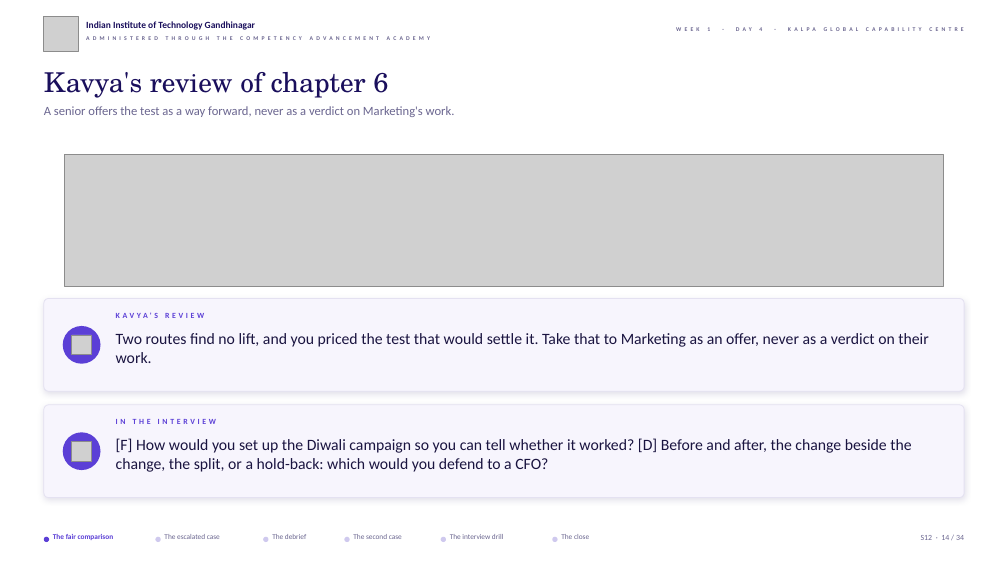
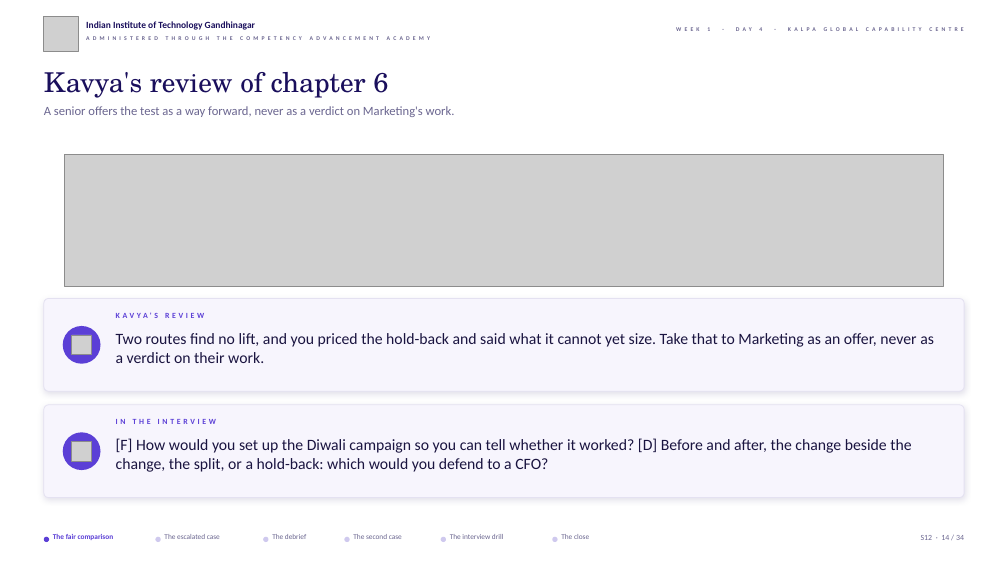
Before and after one commit to fde-academy-lab/c2-content-factory, a slide deck: slide 14 of content/W01/D4/slides/C2_W01_D04_half2_STUDENT.pptx. Drawn at 1008x567 pixels with LibreOffice and Linux fonts; fonts in the diff are those of the drawing; grey boxes stand for pictures; background and template pictures are left out. Boxes give left, top, right and bottom in pixels: in the first picture for what was removed or moved away, otherwise in the second. Text is boxed around its words. In the diff, an @@ line names an element or a change of style, - is before the commit and + after.

```diff
--- a/content/W01/D4/slides/C2_W01_D04_half2_STUDENT.pptx
+++ b/content/W01/D4/slides/C2_W01_D04_half2_STUDENT.pptx
@@ text at (x1=116, y1=333, x2=934, y2=363): text changed @@
-Two routes find no lift, and you priced the test that would settle it. Take that to Marketing as an offer, never as a verdict on their work.
+Two routes find no lift, and you priced the hold-back and said what it cannot yet size. Take that to Marketing as an offer, never as a verdict on their work.
```
Also in this commit, not shown: 4 other slides changed, 15 other files.
